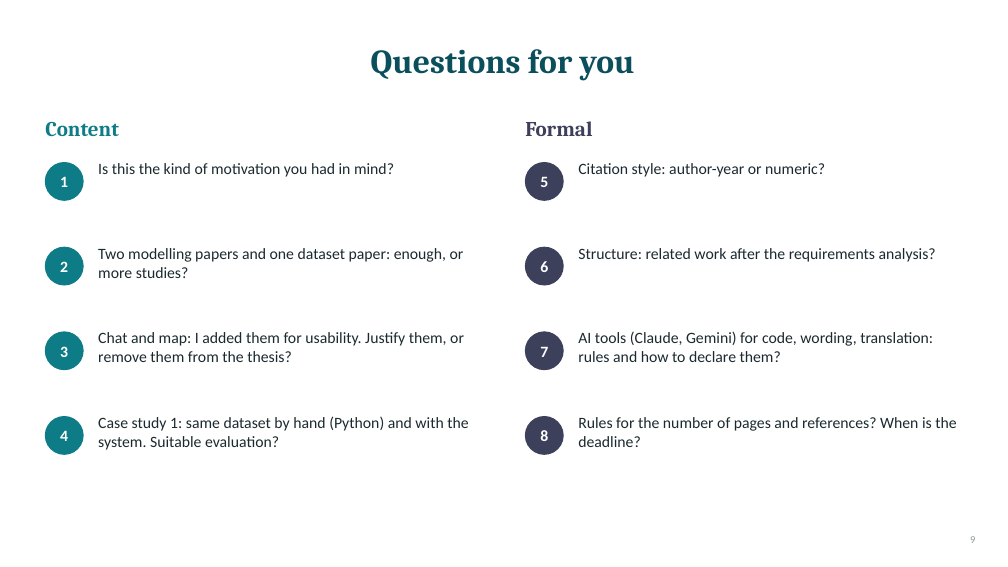
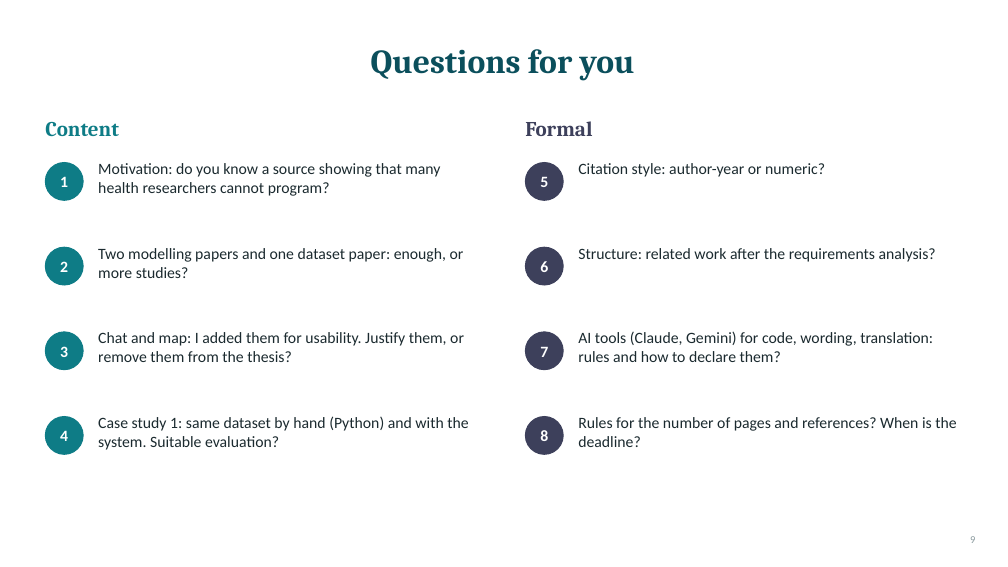
Before and after one commit to geohanibal/llm-climate-health, a slide deck: slide 9 of docs/thesis/supervisor_meetings/2026-11-02_presentation.pptx. Drawn at 1008x567 pixels with LibreOffice and Linux fonts; fonts in the diff are those of the drawing. Boxes give left, top, right and bottom in pixels: in the first picture for what was removed or moved away, otherwise in the second. Text is boxed around its words. In the diff, an @@ line names an element or a change of style, - is before the commit and + after.

```diff
--- a/docs/thesis/supervisor_meetings/2026-11-02_presentation.pptx
+++ b/docs/thesis/supervisor_meetings/2026-11-02_presentation.pptx
@@ text at box(98, 163, 440, 196): text changed @@
-Is this the kind of motivation you had in mind?
+Motivation: do you know a source showing that many health researchers cannot program?
```
Also in this commit, not shown: 1 other file.
